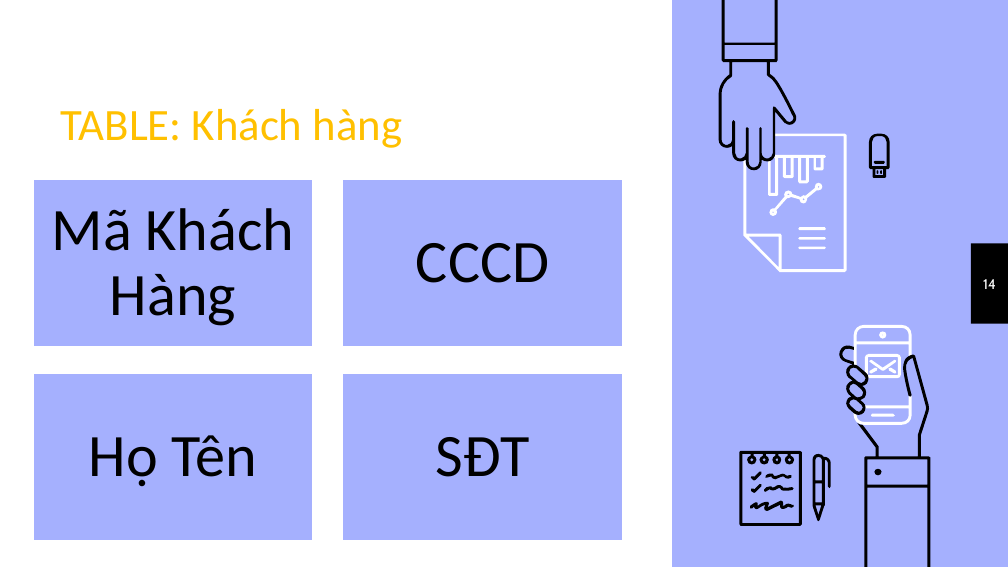
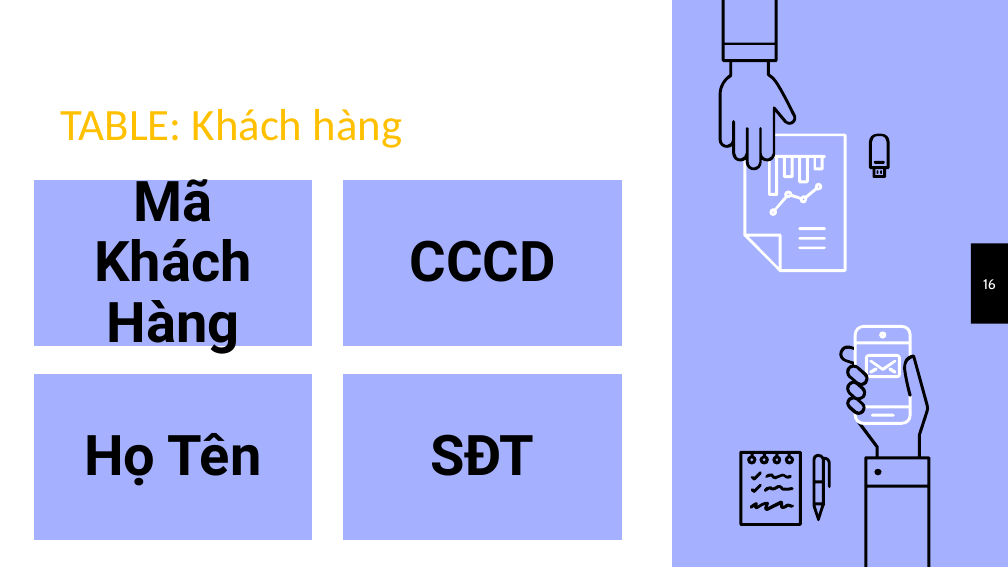
Before and after one commit to thuypt102/Practice-teamwork-01, a slide deck: slide 16 of Quản lý bãi đỗ xe.pptx (slide 14 before the commit). Drawn at 1008x567 pixels with LibreOffice and Linux fonts; fonts in the diff are those of the drawing. Boxes give left, top, right and bottom in pixels: in the first picture for what was removed or moved away, otherwise in the second. Text is boxed around its words. In the diff, an @@ line names an element or a change of style, - is before the commit and + after.

```diff
--- a/Quản lý bãi đỗ xe.pptx
+++ b/Quản lý bãi đỗ xe.pptx
@@ page number at (983, 279, 996, 289): text changed @@
-14
+16
@@ size 43 to 40 pt, font Calibri to Roboto, bold on; less space between paragraphs in 4 elements at (94, 169, 251, 355), (409, 240, 555, 282), (84, 433, 262, 486), (431, 434, 535, 476) @@
```
Also in this commit, not shown: 15 other slides changed, 6 slides added, 1 slide removed.
